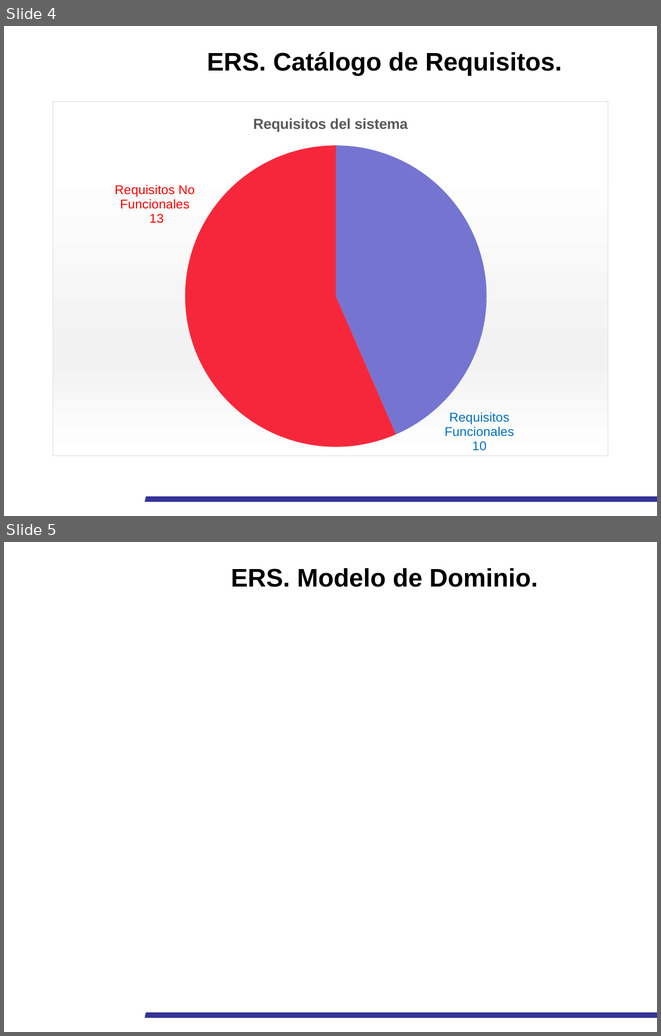
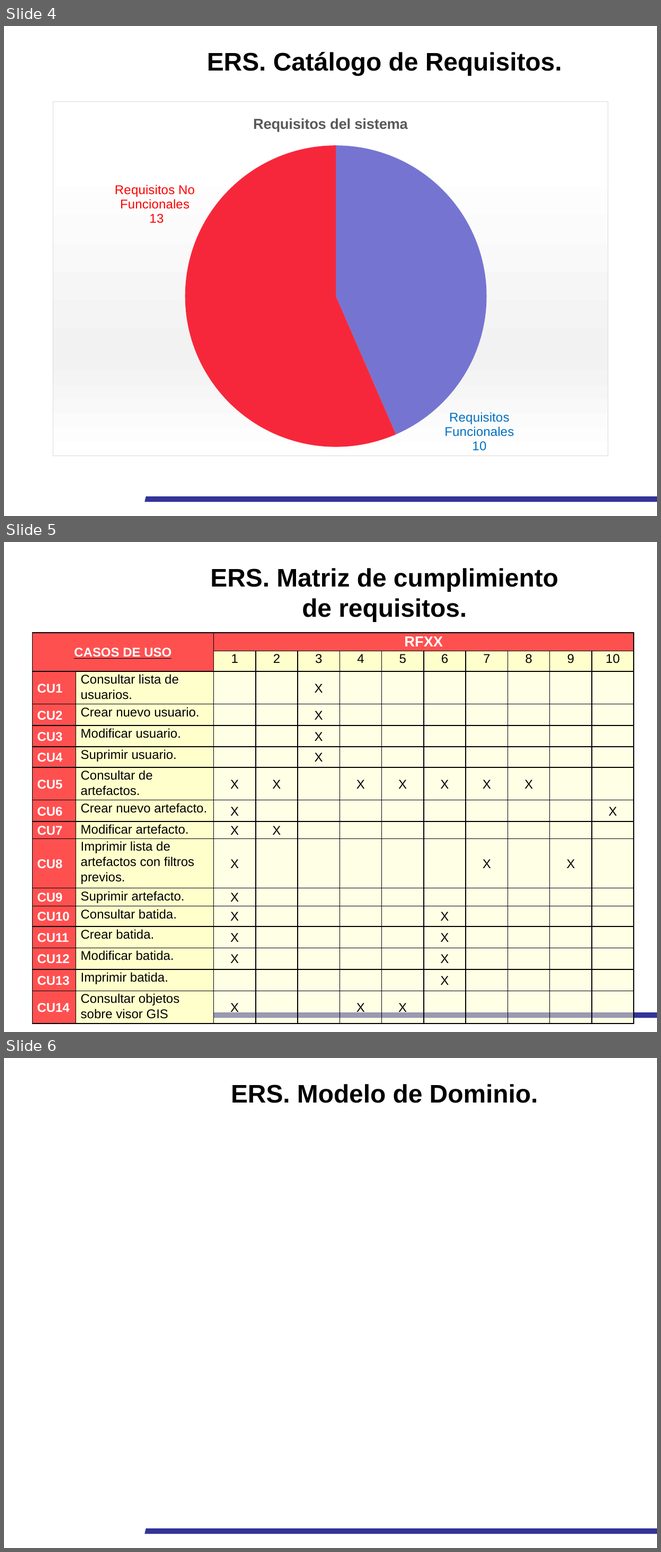
Before and after one commit to pquella/buscaminas, a slide deck: ERS/Presentación_ERS_AGNEX.pptx. Shown one above the other, each under a label of ours: slides 4 and 5 before the commit, slides 4, 5 and 6 after it. The pictures are 661x1036 and 661x1552 pixels, drawn with LibreOffice and Linux fonts; fonts in the diff are those of the drawing; background and template pictures are left out. Boxes give left, top, right and bottom in pixels: in the first picture for what was removed or moved away, otherwise in the second. Text is boxed around its words. In the diff, an @@ line names an element or a change of style, - is before the commit and + after.

Commit message:
Añadida Matriz

```diff
--- a/ERS/Presentación_ERS_AGNEX.pptx
+++ b/ERS/Presentación_ERS_AGNEX.pptx
@@ slide 5 added at box(4, 542, 657, 1032), background #FFFFFF; not listed: 1 template element that a slide beside it also shows @@
@@ text added at box(210, 568, 558, 622), 28 pt, text #000000, bold @@
+ERS. Matriz de cumplimiento
+de requisitos.
@@ table added at box(32, 633, 632, 1023), 16 rows, 12 columns @@
+CASOS DE USO |  | RFXX |  |  |  |  |  |  |  |  | 
+ |  | 1 | 2 | 3 | 4 | 5 | 6 | 7 | 8 | 9 | 10
+CU1 | Consultar lista de usuarios. |  |  | X |  |  |  |  |  |  | 
+CU2 | Crear nuevo usuario. |  |  | X |  |  |  |  |  |  | 
+CU3 | Modificar usuario. |  |  | X |  |  |  |  |  |  | 
+CU4 | Suprimir usuario. |  |  | X |  |  |  |  |  |  | 
+CU5 | Consultar de artefactos. | X | X |  | X | X | X | X | X |  | 
+CU6 | Crear nuevo artefacto. | X |  |  |  |  |  |  |  |  | X
+CU7 | Modificar artefacto. | X | X |  |  |  |  |  |  |  | 
+CU8 | Imprimir lista de artefactos con filtros previos. | X |  |  |  |  |  | X |  | X | 
+CU9 | Suprimir artefacto. | X |  |  |  |  |  |  |  |  | 
+CU10 | Consultar batida. | X |  |  |  |  | X |  |  |  | 
+CU11 | Crear batida. | X |  |  |  |  | X |  |  |  | 
+CU12 | Modificar batida. | X |  |  |  |  | X |  |  |  | 
+CU13 | Imprimir batida. |  |  |  |  |  | X |  |  |  | 
+CU14 | Consultar objetos sobre visor GIS | X |  |  | X | X |  |  |  |  | 
@@ what was slide 5 is now slide 6 @@
```
